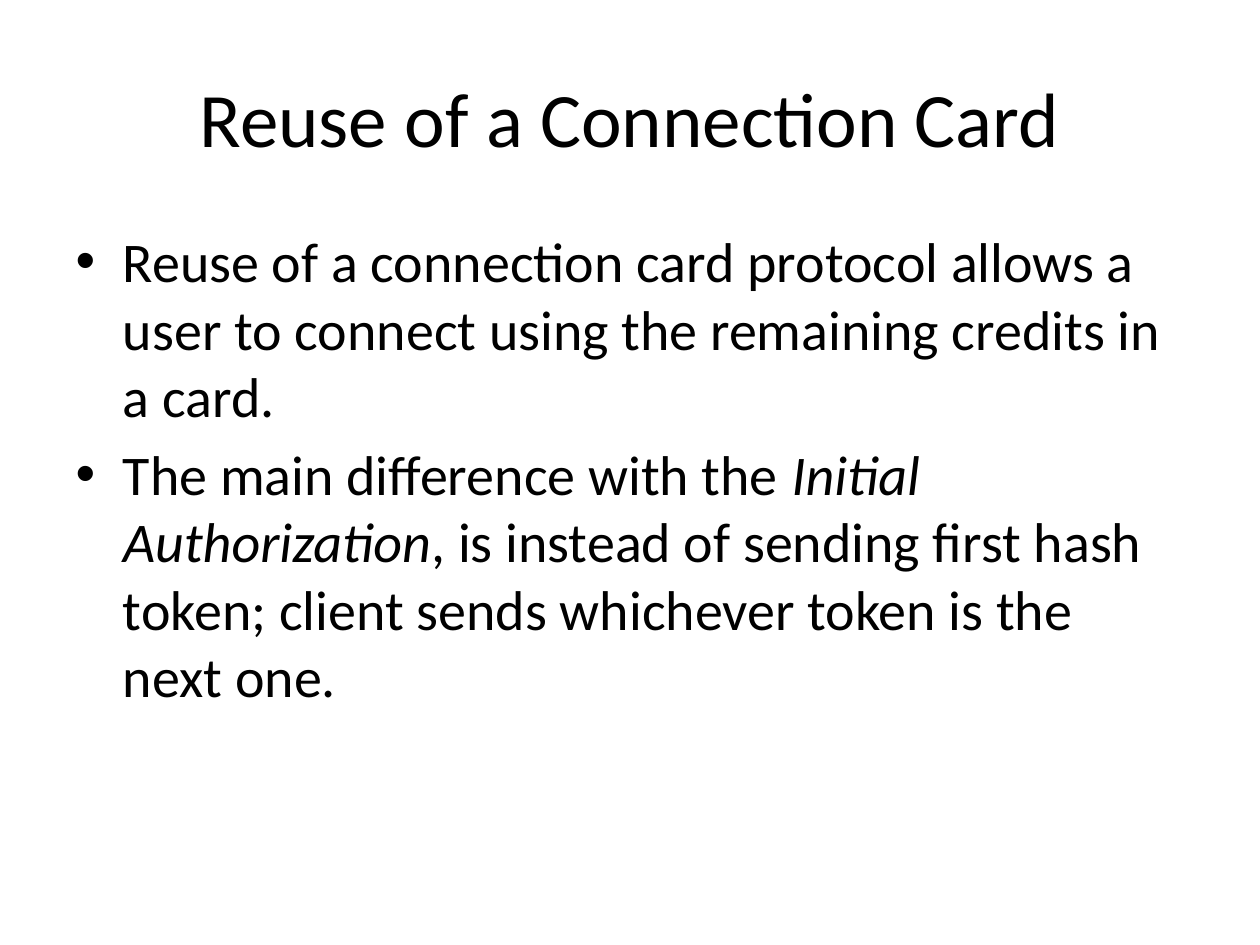
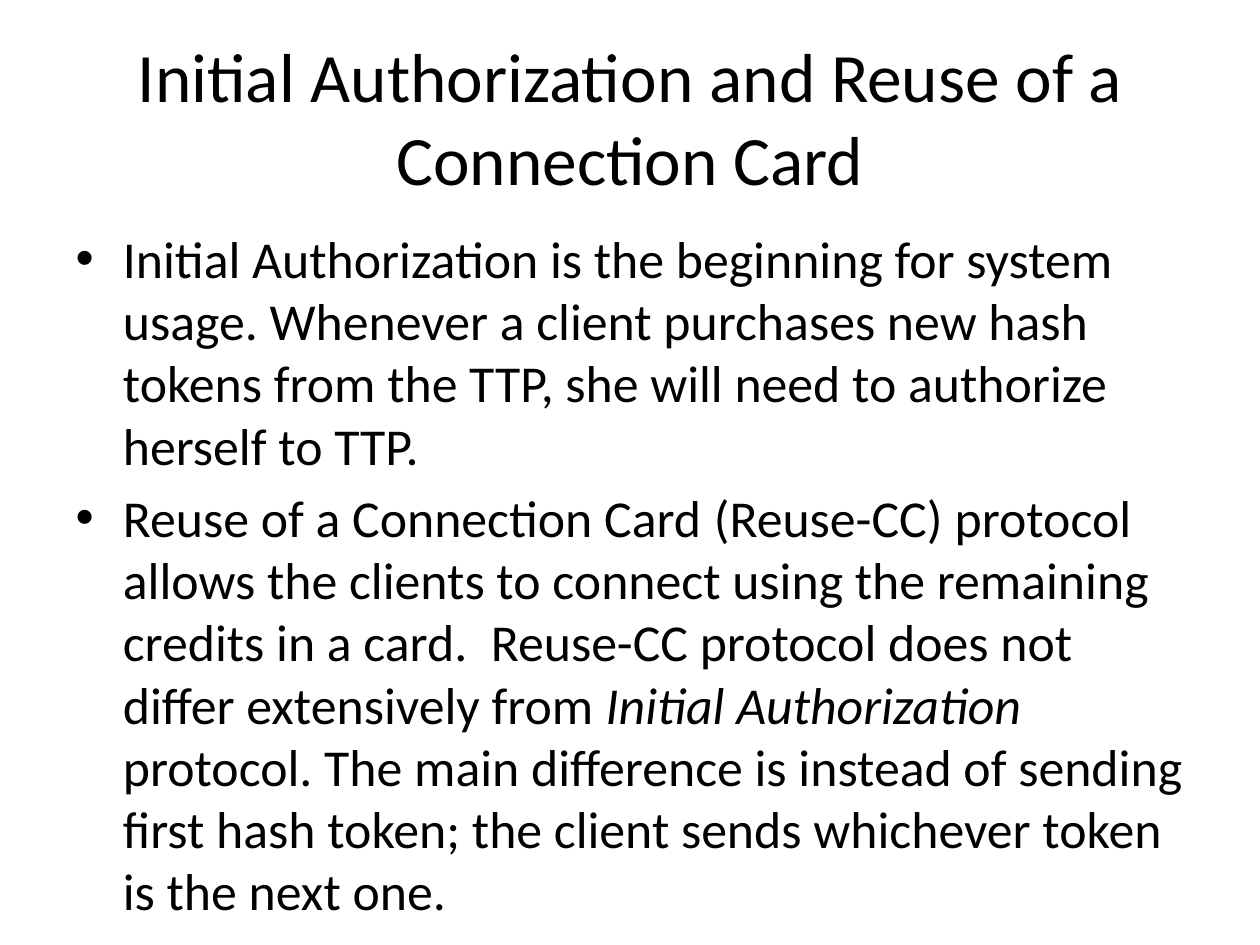
Before and after one commit to canleloglu/worddoc, a slide deck: slide 11 of sunumNew.pptx (slide 13 before the commit). Drawn at 1260x945 pixels with LibreOffice and Linux fonts; fonts in the diff are those of the drawing. Boxes give left, top, right and bottom in pixels: in the first picture for what was removed or moved away, otherwise in the second. Text is boxed around its words. In the diff, an @@ line names an element or a change of style, - is before the commit and + after.

```diff
--- a/sunumNew.pptx
+++ b/sunumNew.pptx
@@ title at bbox=[138, 54, 1122, 186]: text changed; size 44 to 39.6 pt @@
-Reuse of a Connection Card
+Initial Authorization and Reuse of a Connection Card
@@ text at bbox=[123, 242, 1182, 855]: text changed; size 32 to 29.6 pt @@
-• Reuse of a connection card protocol allows a user to connect using the remaining credits in a card.
-• The main difference with the Initial Authorization, is instead of sending first hash token; client sends whichever token is the next one.
+• Initial Authorization is the beginning for system usage. Whenever a client purchases new hash tokens from the TTP, she will need to authorize herself to TTP.
+• Reuse of a Connection Card (Reuse-CC) protocol allows the clients to connect using the remaining credits in a card. Reuse-CC protocol does not differ extensively from Initial Authorization protocol. The main difference is instead of sending first hash token; the client sends whichever token is the next one.
```
Also in this commit, not shown: 10 other slides changed, 37 slides added, 11 slides removed, 1 other file.
